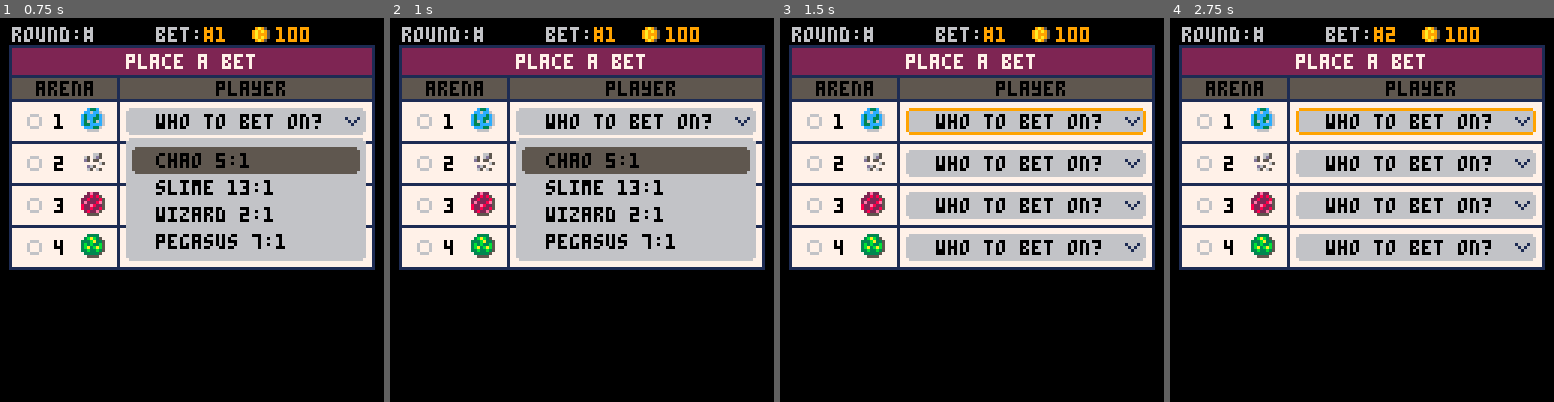
Above: before the commit, frames 1-4 (left to right).
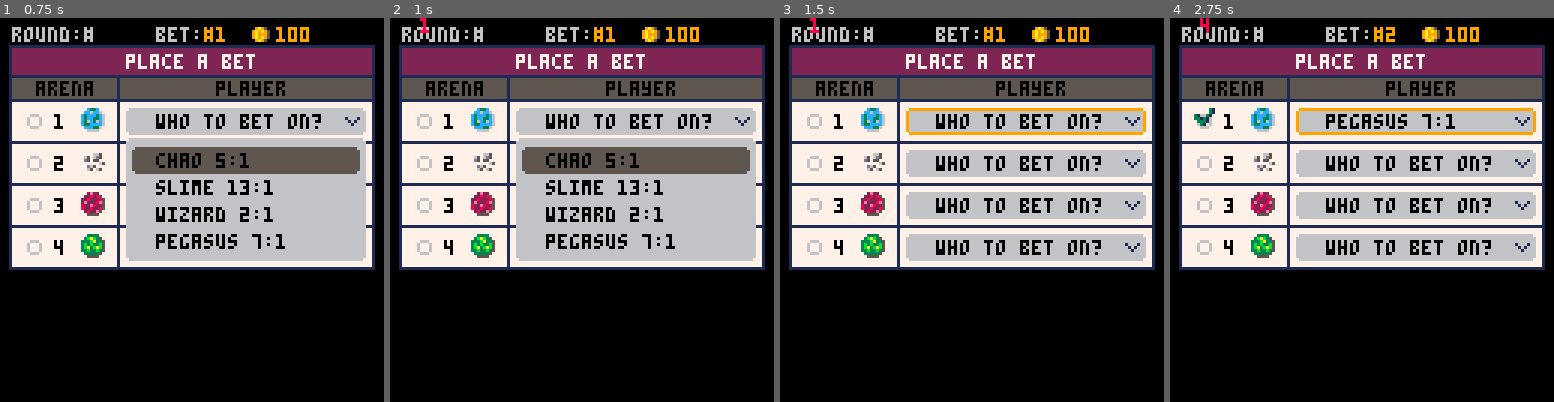
Above: after the commit, the same moments.

Repository: suspicious-smoke/club-bets-pico8
Game: PICO-8 cartridge club-bets.p8
The game is run twice, just before and just after one commit, with the same random seed, the same clock (stepped at 60 frames per second) and the same inputs.
Inputs:
- Up to frame 1 (0.75 s): tap X (X key) at 0.33 s; tap O (Z key) at 0.7 s
- Up to frame 2 (1 s): no input
- Up to frame 3 (1.5 s): tap X (X key) at 1.07 s
- Up to frame 4 (2.75 s): hold Right 1.6-2.1 s; tap O (Z key) at 1.7, 2.1, 2.5 s; tap X (X key) at 1.85 s; hold Up 2.15-2.42 s; hold Right from 2.47 s (still down)

Frame 1 is identical in both runs. In frame 2, less than 0.1% of the frame differs, in the area x 7-11%, y 0-4%; in frame 3, less than 0.1%; in frame 4, 0.8%, in the area x 6-84%, y 0-29%.

Commit message:
fix toggle bet

Diff:
--- a/club-bets.p8
+++ b/club-bets.p8
@@ -131,13 +131,13 @@
 	get_bet_summary()
 	--player select mode
 	if bet_mode==2 then
+		debug[1]=plyr_menu_sel
 		if btnp(⬆️) then
 			plyr_menu_sel=(plyr_menu_sel-2)%4+1
 		elseif btnp(⬇️) then
 			plyr_menu_sel=(plyr_menu_sel%4)+1
 		elseif btnp(🅾️) then
-			player_sel=plyr_menu_sel+(arena_sel-1)*4
-			--toggle_bet()
+			toggle_bet()
 			bet_mode=1
 		elseif btnp(❎) then
 			bet_mode=1
@@ -434,28 +434,18 @@
 end
 
 
--- function toggle_bet()
--- 	--toggle bet if already selected
--- 	if bets[bet_sel][player_sel] then
--- 		bets[bet_sel][player_sel]=false
--- 		return
--- 	end
--- 	--switch off other bets in arena
--- 	arena_start=0
--- 	if player_sel<=4 then
--- 		arena_start=1
--- 	elseif player_sel<=8 then
--- 		arena_start=5
--- 	elseif player_sel<=12 then
--- 		arena_start=9
--- 	else
--- 		arena_start=13
--- 	end
--- 	for i=arena_start,arena_start+3 do
--- 		bets[bet_sel][i]=false
--- 	end
--- 	bets[bet_sel][player_sel]=not bets[bet_sel][player_sel]
--- end
+function toggle_bet()
+	--toggle bet if already selected
+	if bets[bet_sel][2][arena_sel][plyr_menu_sel] then
+		bets[bet_sel][2][arena_sel][plyr_menu_sel]=false
+		return
+	end
+	--turn off other bets
+	for i_plyr=1,4 do
+		bets[bet_sel][2][arena_sel][i_plyr]=false
+	end
+	bets[bet_sel][2][arena_sel][plyr_menu_sel]=true
+end
 
 -- function draw_quickbetpage()
 -- 	local gc={1,4,2,3}--arena text colors
